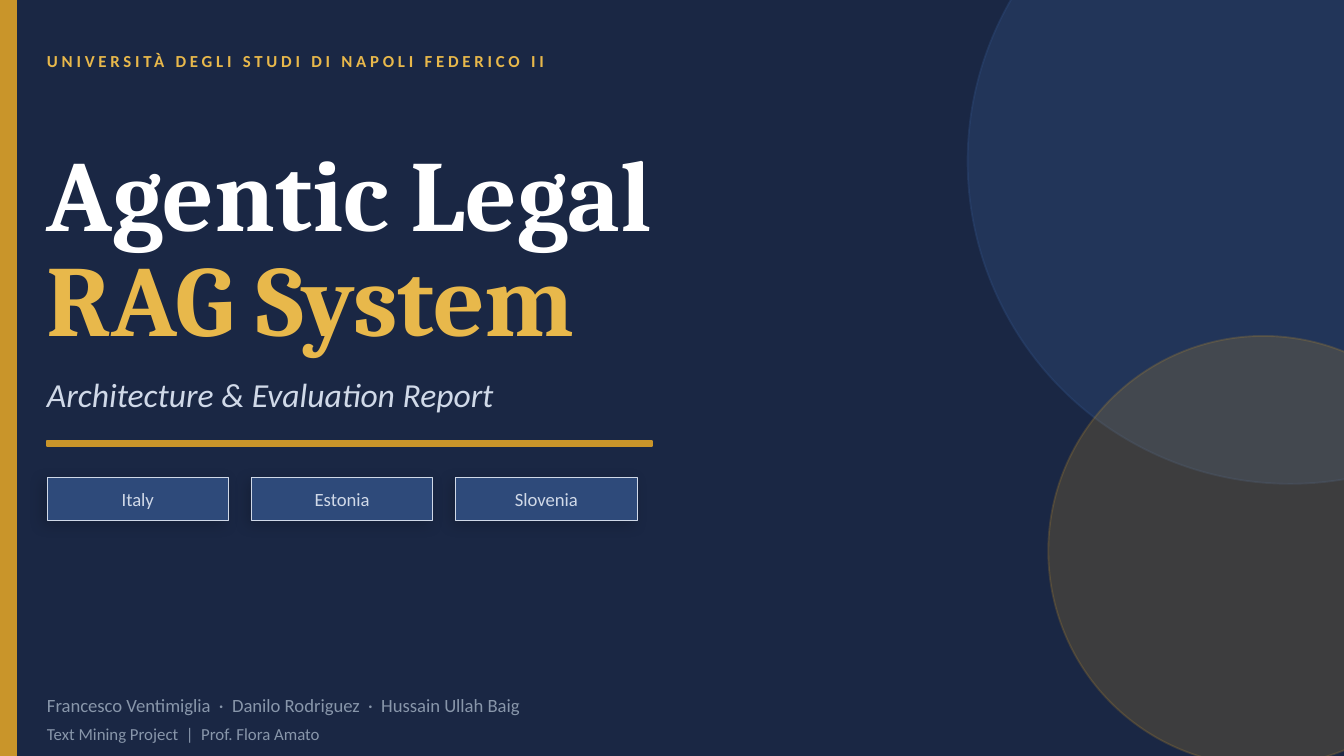
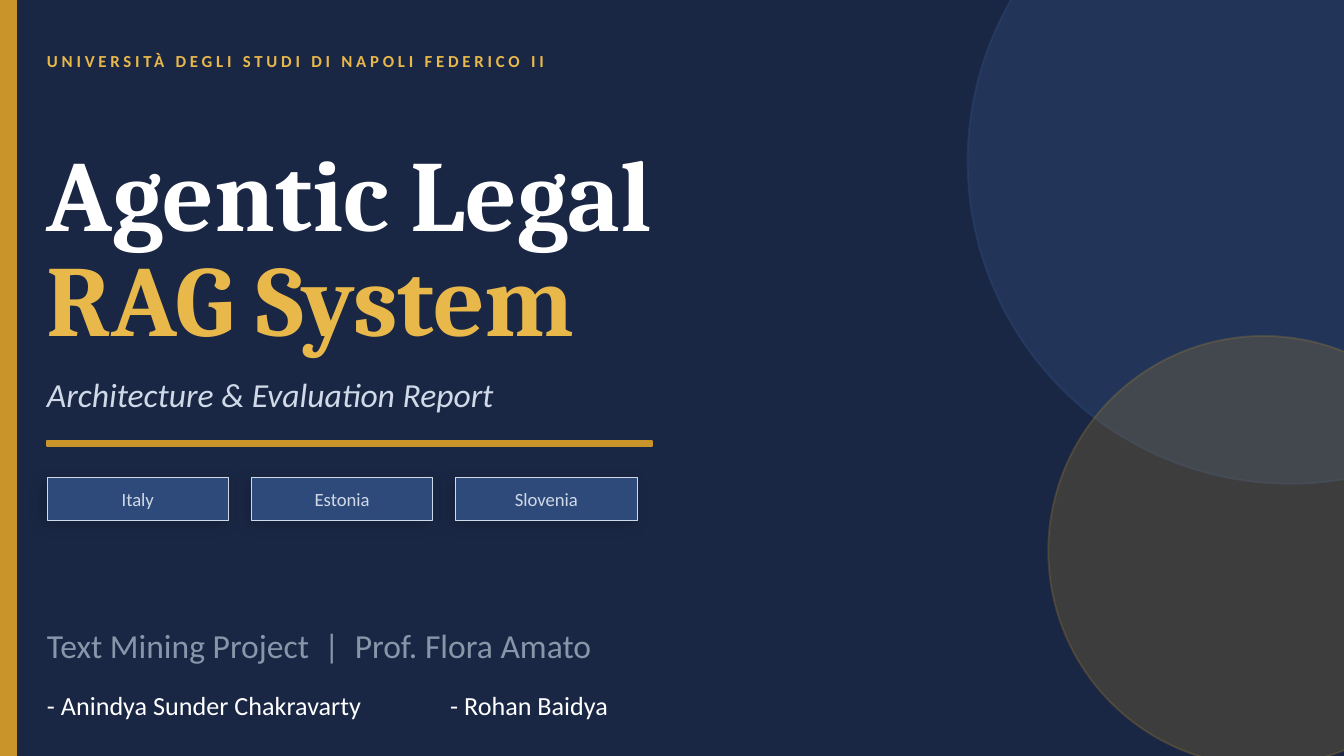
Before and after one commit to ronvoy/TextMining, a slide deck: slide 1 of report/docs-slides/Legal_RAG_Slides.pptx. Drawn at 1344x756 pixels with LibreOffice and Linux fonts; fonts in the diff are those of the drawing. Boxes give left, top, right and bottom in pixels: in the first picture for what was removed or moved away, otherwise in the second. Text is boxed around its words. In the diff, an @@ line names an element or a change of style, - is before the commit and + after.

Commit message:
slide update

```diff
--- a/report/docs-slides/Legal_RAG_Slides.pptx
+++ b/report/docs-slides/Legal_RAG_Slides.pptx
@@ text "Text Mining Project | Prof. ...": place and size @@
-text "Text Mining Project | Prof. ..." at (47, 728, 319, 743)
+text "Text Mining Project | Prof. ..." at (47, 635, 592, 664)
@@ text "Text Mining Project | Prof. ..." at (47, 635, 592, 664): size 9 to 18 pt @@
@@ text at (61, 697, 607, 720): text changed; size 10 to 14 pt; text colour #8896AA to #FFFFFF @@
-Francesco Ventimiglia · Danilo Rodriguez · Hussain Ullah Baig
+- Anindya Sunder Chakravarty - Rohan Baidya
```
Also in this commit, not shown: 2 other files.
